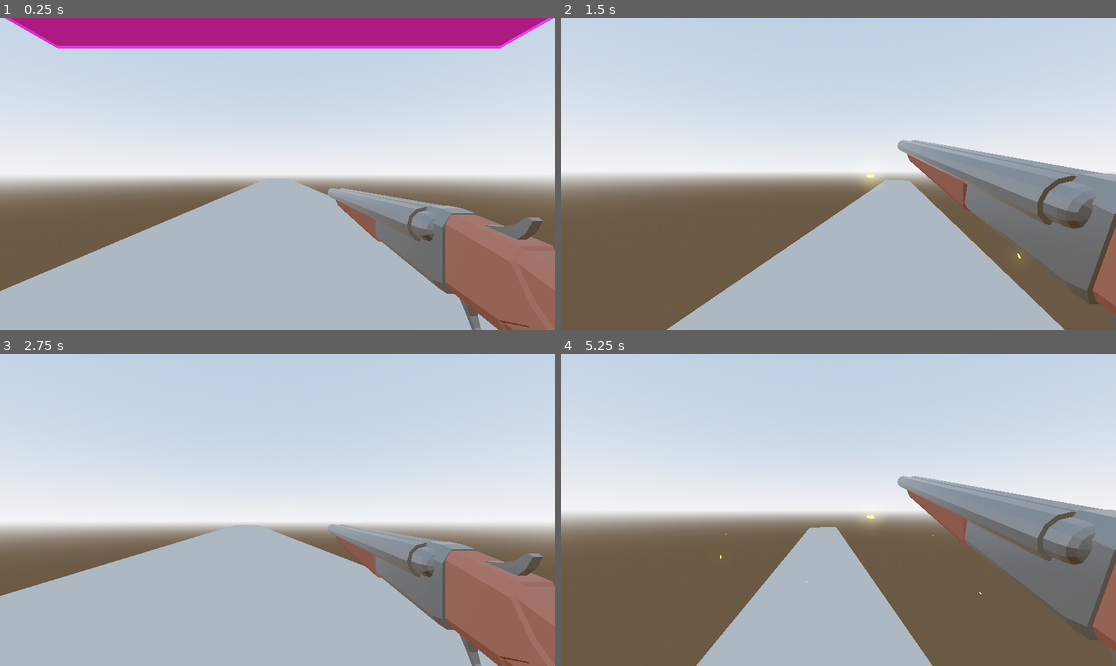
Above: before the commit, frames 1-4 (two rows, left to right).
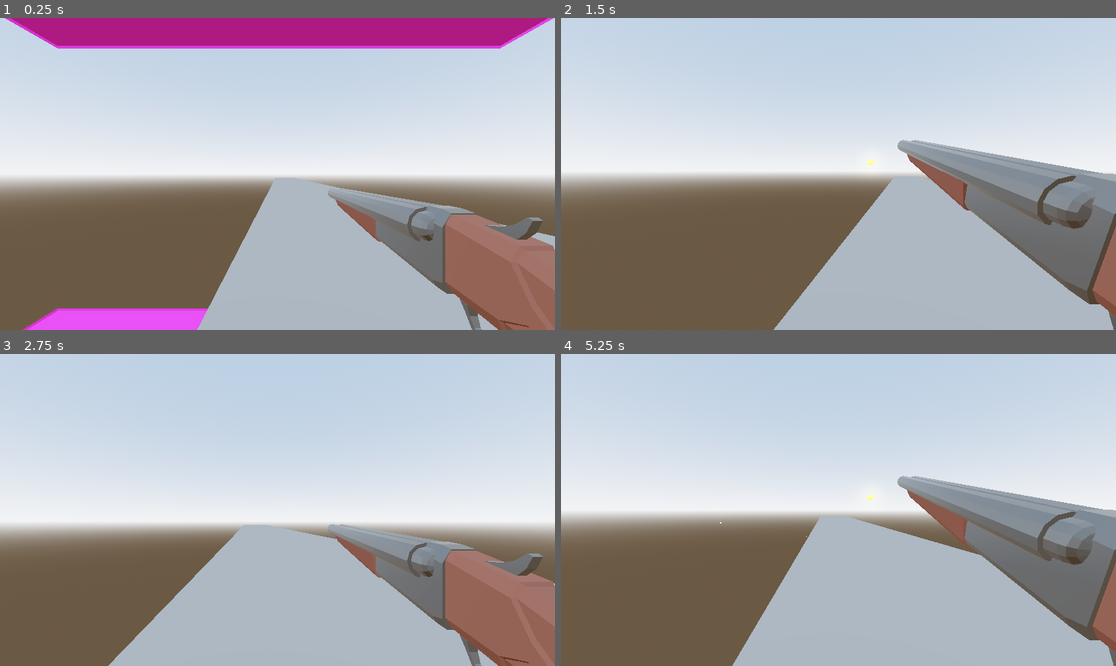
Above: after the commit, the same moments.

Repository: Games4Doritos/UWAGameJam2
Game: Godot game, scene res://Scenes/world.tscn
Two runs of this game, one before a commit and one after it. Both use one fixed random seed, a clock stepped at 60 frames per second and the inputs below. This scene is started directly instead of the project's main scene.
Inputs (mouse positions are in pixels of both pictures, inside the frame that each line leads up to):
- Up to frame 1 (0.25 s): no input
- Up to frame 2 (1.5 s): move the mouse to (866, 174) at 0.52 s; hold W (forward) from 0.53 s (still down); click (866, 174) at 0.6 s; tap Space (jump) at 0.77 s; move the mouse to (810, 174) at 1.27 s; click (810, 174) at 1.35 s
- Up to frame 3 (2.75 s): keep holding W (forward); tap Space (jump) at 1.52 s; move the mouse to (288, 503) at 2.02 s; click (288, 503) at 2.1 s
- Up to frame 4 (5.25 s): keep holding W (forward); move the mouse to (832, 516) at 2.77 s; click (832, 516) at 2.85 s; tap Space (jump) at 3.02, 3.77, 4.52 s; move the mouse to (877, 513) at 3.52 s; click (877, 513) at 3.6 s; move the mouse to (794, 506) at 4.27 s; click (794, 506) at 4.35 s; move the mouse to (844, 510) at 5.02 s; click (844, 510) at 5.1 s

The runs differ from the first frame. In frame 1, 12% of the frame differs, in the area x 0-100%, y 51-100%; in frame 2, 8.5%; in frame 3, 10%; in frame 4, 13%, in the area x 24-100%, y 45-100%.

Commit message:
feat: gravity switches every 30 seconds
Gravity now switches every 30 seconds. The player can no longer change gravity by pressing left click.

Diff:
--- a/Scenes/player.tscn
+++ b/Scenes/player.tscn
@@ -9,7 +9,6 @@
 
 [node name="Node3D" type="CharacterBody3D"]
 script = ExtResource("1_rpqav")
-metadata/_edit_group_ = true
 
 [node name="CollisionShape3D" type="CollisionShape3D" parent="."]
 shape = SubResource("CapsuleShape3D_kyqiw")
--- a/Scenes/world.tscn
+++ b/Scenes/world.tscn
@@ -52,4 +52,10 @@
 transform = Transform3D(1, 0, 0, 0, 1, 0, 0, 0, 1, 0, 2.2996776, 0)
 
 [node name="CSGMesh3D3" parent="." instance=ExtResource("4_8j60k")]
-transform = Transform3D(1, 0, 0, 0, 1, 0, 0, 0, 1, 0, 0.5182853, 0)
+transform = Transform3D(1, 0, 0, 0, 1, 0, 0, 0, 1, 3.9611673, 0.61556387, 0.13008118)
+
+[node name="gravityTimer" type="Timer" parent="."]
+wait_time = 30.0
+autostart = true
+
+[connection signal="timeout" from="gravityTimer" to="." method="_on_gravityTimer_timeout"]
--- a/Scripts/player.gd
+++ b/Scripts/player.gd
@@ -22,6 +22,7 @@
 	pauseMenu = get_tree().get_first_node_in_group("pauseMenu")
 
 func flip_gravity():
+	gravity = -gravity
 	flip *= -1
 	up_direction.y *= -1
 
@@ -33,11 +34,7 @@
 
 
 func _unhandled_input(event: InputEvent) -> void:
-	if event is InputEventMouseButton and event.button_index == MOUSE_BUTTON_LEFT and not pauseMenu.isPaused and event.pressed and not pauseMenu.leftmouseDead:
-		gravity = -gravity
-
-		#flip_gravity()
-
+	pass
 
 	if event is InputEventMouseMotion:
 		yaw.rotate_y(-event.relative.x * SENSITIVITY * flip)
--- a/Scripts/world.gd
+++ b/Scripts/world.gd
@@ -1,5 +1,10 @@
 extends Node3D
+
+@onready var player = $Node3D
 
 func _ready() -> void:
 	Input.mouse_mode = Input.MOUSE_MODE_CAPTURED
 	get_tree().paused = false
+
+func _on_gravityTimer_timeout() -> void:
+	player.flip_gravity()
Not shown: 1 places in Scenes/world.tscn that only renumber resources
